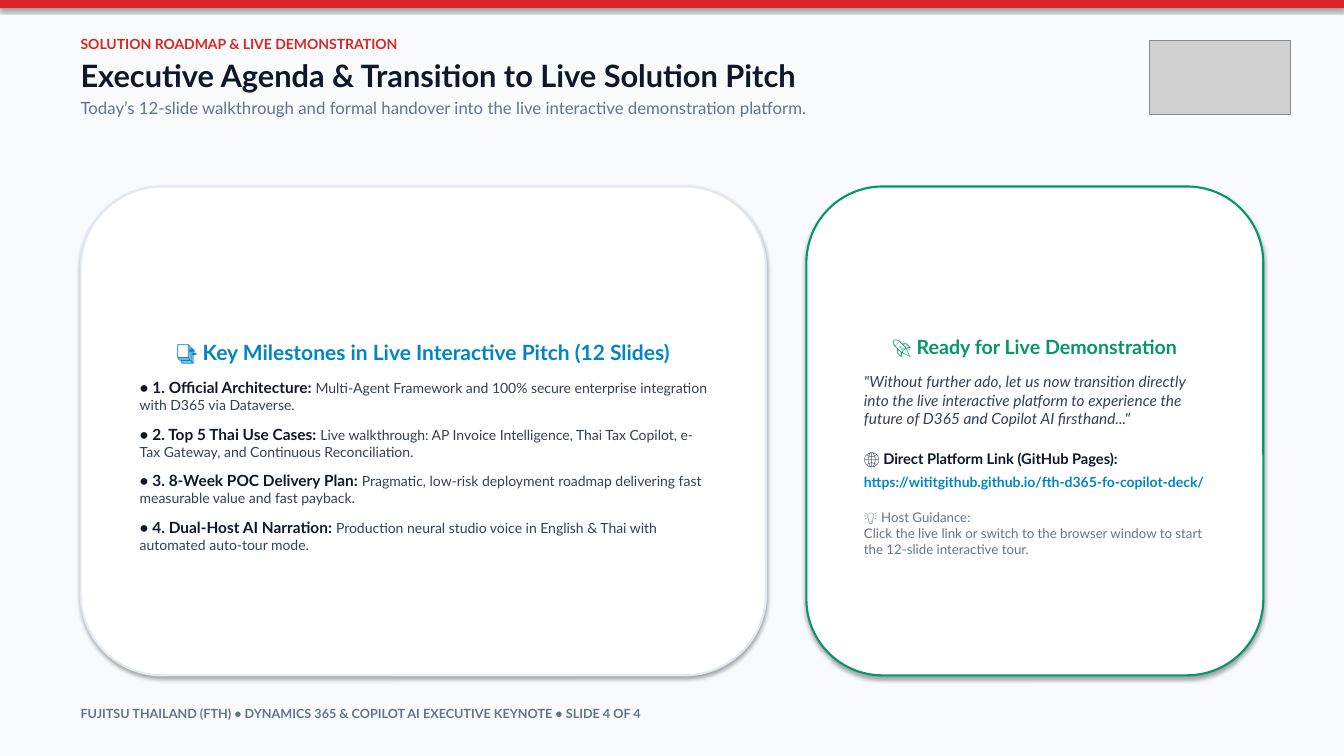
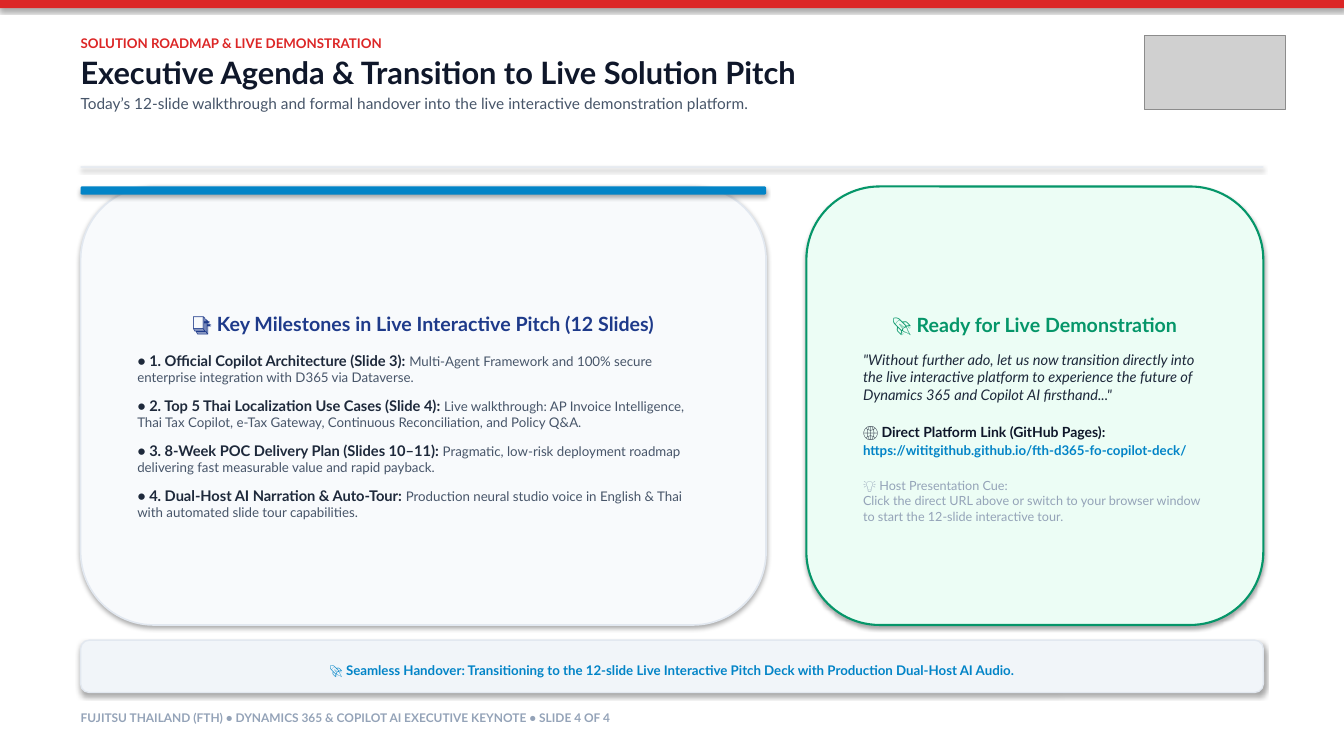
Before and after one commit to wititgithub/fth-d365-fo-copilot-deck, a slide deck: slide 4 of FTH_D365_Executive_Opening_Deck.pptx. Drawn at 1344x756 pixels with LibreOffice and Linux fonts; fonts in the diff are those of the drawing; grey boxes stand for pictures. Boxes give left, top, right and bottom in pixels: in the first picture for what was removed or moved away, otherwise in the second. Text is boxed around its words. In the diff, an @@ line names an element or a change of style, - is before the commit and + after.

```diff
--- a/FTH_D365_Executive_Opening_Deck.pptx
+++ b/FTH_D365_Executive_Opening_Deck.pptx
@@ rectangle at box(0, 0, 1344, 756): fill #F8FAFC to #FFFFFF @@
@@ text "SOLUTION ROADMAP & LIVE DEMONSTRATION" at box(81, 38, 795, 112): size 10 to 9.5 pt in "SOLUTION ROADMAP & LIVE DEMONSTRATION"; size 12 to 11 pt, text colour #64748B to #475569 in "Today’s 12-slide walkthrough and formal handover into ..."; less space between paragraphs @@
@@ picture: place and size @@
-picture at box(1149, 40, 1291, 115)
+picture at box(1144, 35, 1286, 110)
@@ rectangle added at box(81, 166, 1263, 167), fill #E2E8F0 @@
@@ rounded rectangle "📑 Key Milestones in Live ...": place and size @@
-rounded rectangle "📑 Key Milestones in Live ..." at box(81, 187, 766, 676)
+rounded rectangle "📑 Key Milestones in Live ..." at box(81, 187, 766, 625)
@@ rounded rectangle "📑 Key Milestones in Live ..." at box(81, 187, 766, 625): fill #FFFFFF to #F8FAFC; outline #E2E8F0 1.5 pt to #E2E8F0 1.2 pt @@
@@ rounded rectangle added at box(81, 187, 766, 195), fill #0284C7 @@
@@ rounded rectangle "🚀 Ready for Live Demonstration": place and size @@
-rounded rectangle "🚀 Ready for Live Demonstration" at box(807, 187, 1263, 676)
+rounded rectangle "🚀 Ready for Live Demonstration" at box(807, 187, 1263, 625)
@@ rounded rectangle "🚀 Ready for Live Demonstration" at box(807, 187, 1263, 625): fill #FFFFFF to #ECFDF5 @@
@@ text in rounded rectangle at box(217, 316, 654, 335): size 15 to 14 pt, text colour #0284C7 to #1E3A8A in "📑 Key Milestones in Live Interactive Pitch ..."; more space between paragraphs @@
@@ text in rounded rectangle at box(137, 354, 685, 520): text changed; size 10 to 9.5 pt; text colour #334155 to #475569 @@
-• 1. Official Architecture: Multi-Agent Framework and 100% secure enterprise integration with D365 via Dataverse.
-• 2. Top 5 Thai Use Cases: Live walkthrough: AP Invoice Intelligence, Thai Tax Copilot, e-Tax Gateway, and Continuous Reconciliation.
-• 3. 8-Week POC Delivery Plan: Pragmatic, low-risk deployment roadmap delivering fast measurable value and fast payback.
-• 4. Dual-Host AI Narration: Production neural studio voice in English & Thai with automated auto-tour mode.
+• 1. Official Copilot Architecture (Slide 3): Multi-Agent Framework and 100% secure enterprise integration with D365 via Dataverse.
+• 2. Top 5 Thai Localization Use Cases (Slide 4): Live walkthrough: AP Invoice Intelligence, Thai Tax Copilot, e-Tax Gateway, Continuous Reconciliation, and Policy Q&A.
+• 3. 8-Week POC Delivery Plan (Slides 10–11): Pragmatic, low-risk deployment roadmap delivering fast measurable value and rapid payback.
+• 4. Dual-Host AI Narration & Auto-Tour: Production neural studio voice in English & Thai with automated slide tour capabilities.
@@ text in rounded rectangle at box(863, 354, 1195, 403): text changed; size 11 to 10.5 pt; text colour #334155 to #1E293B @@
-"Without further ado, let us now transition directly into the live interactive platform to experience the future of D365 and Copilot AI firsthand..."
+"Without further ado, let us now transition directly into the live interactive platform to experience the future of Dynamics 365 and Copilot AI firsthand..."
@@ text in rounded rectangle at box(863, 426, 1186, 458): size 10.5 to 10 pt in "🌐 Direct Platform Link (GitHub Pages):"; size 10 to 9.5 pt in "https://wititgithub.github.io/fth-d365-fo-copilot-deck/"; less space between paragraphs @@
@@ text in rounded rectangle at box(863, 481, 1201, 521): text changed; size 9.5 to 9 pt; text colour #64748B to #94A3B8 @@
-💡 Host Guidance:
-Click the live link or switch to the browser window to start the 12-slide interactive tour.
+💡 Host Presentation Cue:
+Click the direct URL above or switch to your browser window to start the 12-slide interactive tour.
@@ rounded rectangle added at box(81, 640, 1263, 693), fill #F1F5F9, outline #E2E8F0 1 pt, 9.5 pt, text #0284C7, bold @@
+🚀 Seamless Handover: Transitioning to the 12-slide Live Interactive Pitch Deck with Production Dual-Host AI Audio.
@@ text "FUJITSU THAILAND (FTH) • DYNAMICS ..." at box(81, 713, 610, 724): size 9 to 8.5 pt, text colour #64748B to #94A3B8 @@
```
Also in this commit, not shown: 3 other slides changed, 3 other files.
